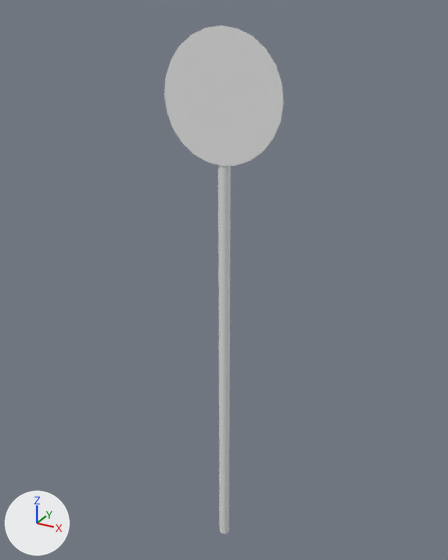
The Blender file Art/Modelle/Levelbaukasten/Dekoration/Schilder/decoration_signs_circle_3.blend, before and after one commit.
One viewpoint serves both versions: a 50 mm camera at (7.27, -13.08, 2.95) aimed at (-0.24, 0.57, -3.87). Arrows for +X, +Y and +Z are at lower left; the lights stay in place.
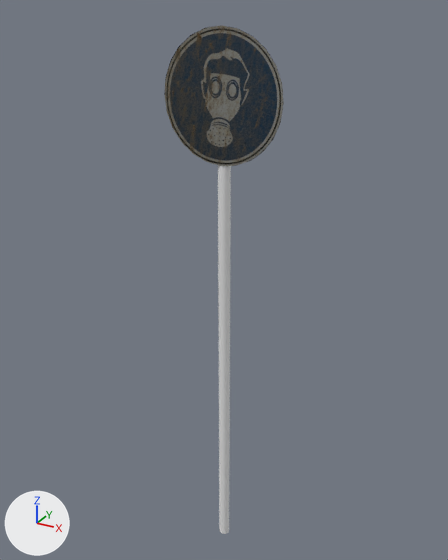
The change, as a diff of the scene's bpy script:
```diff
--- a/Art/Modelle/Levelbaukasten/Dekoration/Schilder/decoration_signs_circle_3.blend.py
+++ b/Art/Modelle/Levelbaukasten/Dekoration/Schilder/decoration_signs_circle_3.blend.py
@@ img_decoration_signs_circle_3_normal_png @@
+img_decoration_signs_circle_3_normal_png = load_image('decoration_signs_circle_3_normal.png', 'Texturen/decoration_signs_circle_3_normal.png', 2500, 2000, 'sRGB')
@@ img_decoration_signs_circle_3_diffuse_png @@
+img_decoration_signs_circle_3_diffuse_png = load_image('decoration_signs_circle_3_diffuse.png', 'Texturen/decoration_signs_circle_3_diffuse.png', 2500, 2000, 'sRGB')
@@ mat_decoration_signs_circle_3_sign @@
+mat_decoration_signs_circle_3_sign = bpy.data.materials.new('decoration_signs_circle_3_sign')
+# uses the picture img_decoration_signs_circle_3_diffuse_png
+# uses the picture img_decoration_signs_circle_3_normal_png
@@ me_cylinder @@
 me_cylinder.from_pydata(...)  # 48 vertices, 26 faces; spans x -1.0..1.0, y -1.0..1.0, z 0.05..0.06
 # used by ob_cylinder_002; location = (0.0, 0.1, 1.0); rotation_euler = (1.571, 0.0, 0.0), in degrees (90, 0, 0); scale = (1.58, 1.58, 1.58)
+# me_cylinder part 1: texture (UV) coordinates changed
+me_cylinder.materials.append(mat_decoration_signs_circle_3_sign)
@@ ob_cylinder_001 @@
 ob_cylinder_001.location = (0.0, 0.16, -3.53)
+ob_cylinder_001.rotation_euler = (0.0, 0.0, 0.663)  # degrees (0, 0, 38)
 ob_cylinder_001.scale = (0.161, 0.161, 3.52)
```

Pixel boxes (x1, y1, x2, y2) of what changed, in the pictures (448 x 560 px):
'Cylinder.002', recoloured, surface changed
    both: (164, 25, 284, 166)
'Cylinder.001', turned
    both: (218, 165, 231, 534)
